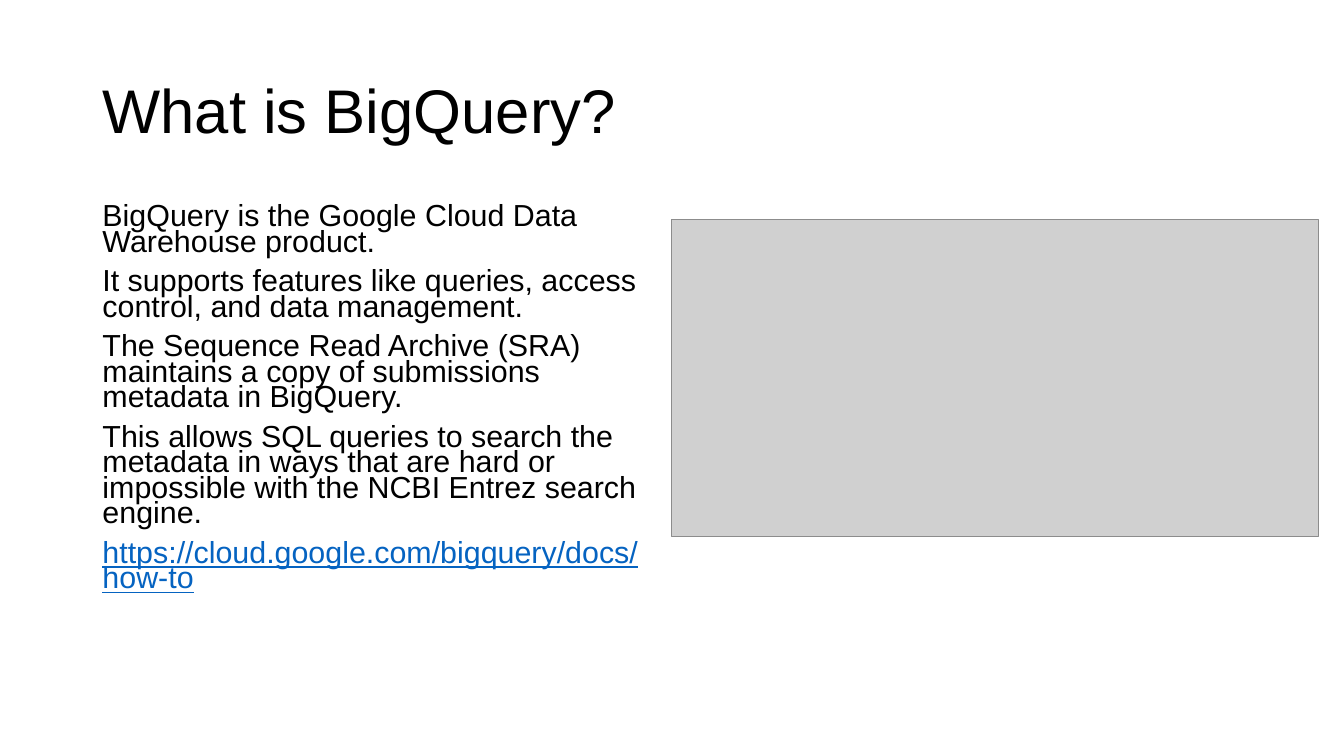
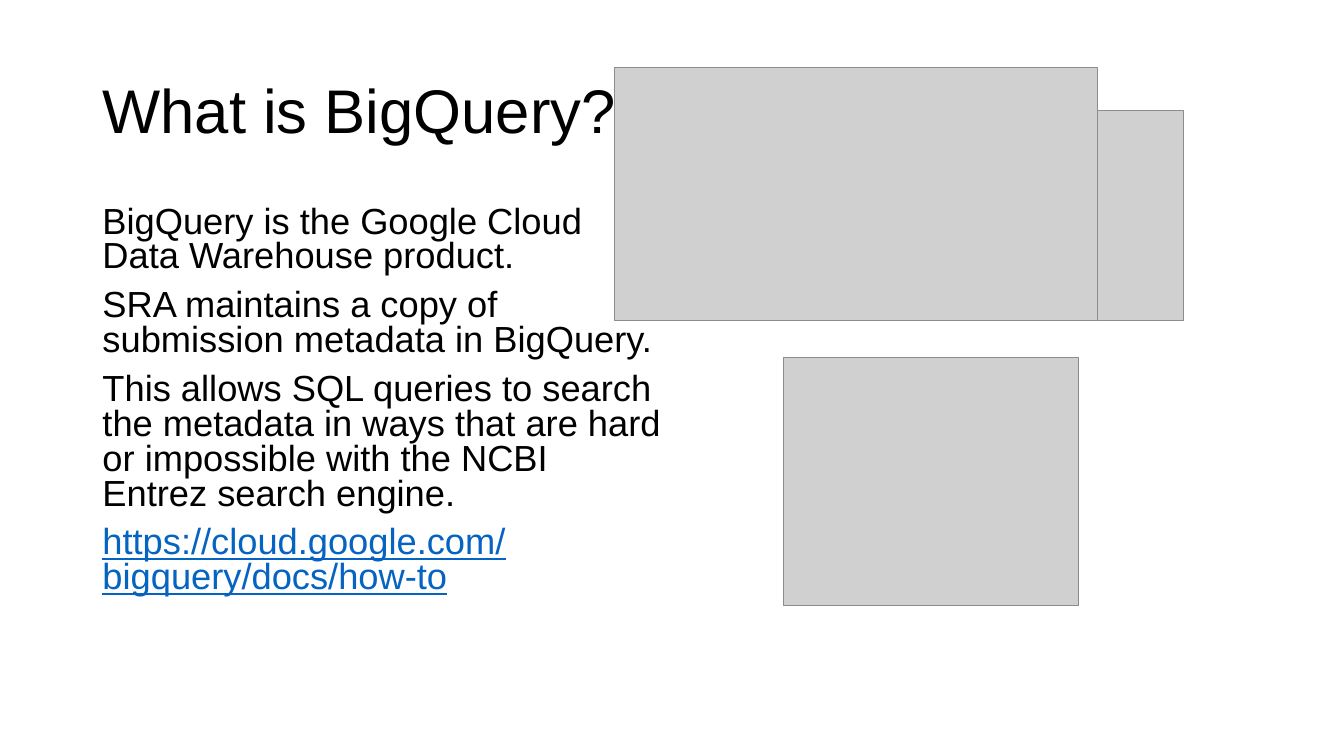
Before and after one commit to ncbi/ASHG-Workshop-2021, a slide deck: slide 5 of Interactive_ASHG.pptx (slide 8 before the commit). Drawn at 1344x756 pixels with LibreOffice and Linux fonts; fonts in the diff are those of the drawing; grey boxes stand for pictures; background and template pictures are left out. Boxes give left, top, right and bottom in pixels: in the first picture for what was removed or moved away, otherwise in the second. Text is boxed around its words. In the diff, an @@ line names an element or a change of style, - is before the commit and + after.

```diff
--- a/Interactive_ASHG.pptx
+++ b/Interactive_ASHG.pptx
@@ picture added at box(614, 68, 1097, 322) @@
@@ picture added at box(974, 111, 1184, 321) @@
@@ text at box(102, 207, 661, 596): size 21.7 to 25.9 pt in "BigQuery is the Google Cloud Data Warehouse ...", "This allows SQL queries to search the ...", "https://cloud.google.com/bigquery/docs/how-to"; line spacing 0.7 to 0.8 @@
@@ picture removed at box(673, 220, 1319, 536) @@
@@ text at box(102, 290, 652, 359): text changed; size 21.7 to 25.9 pt @@
-It supports features like queries, access control, and data management.
-The Sequence Read Archive (SRA) maintains a copy of submissions metadata in BigQuery.
+SRA maintains a copy of submission metadata in BigQuery.
@@ picture added at box(784, 358, 1080, 606) @@
```
Also in this commit, not shown: 7 other slides changed, 1 slide added, 9 slides removed.
